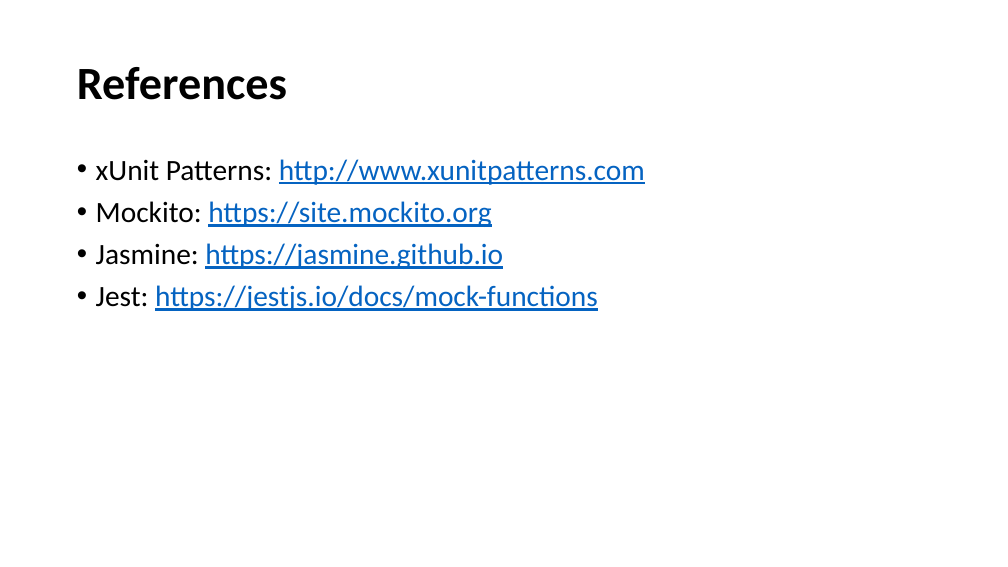
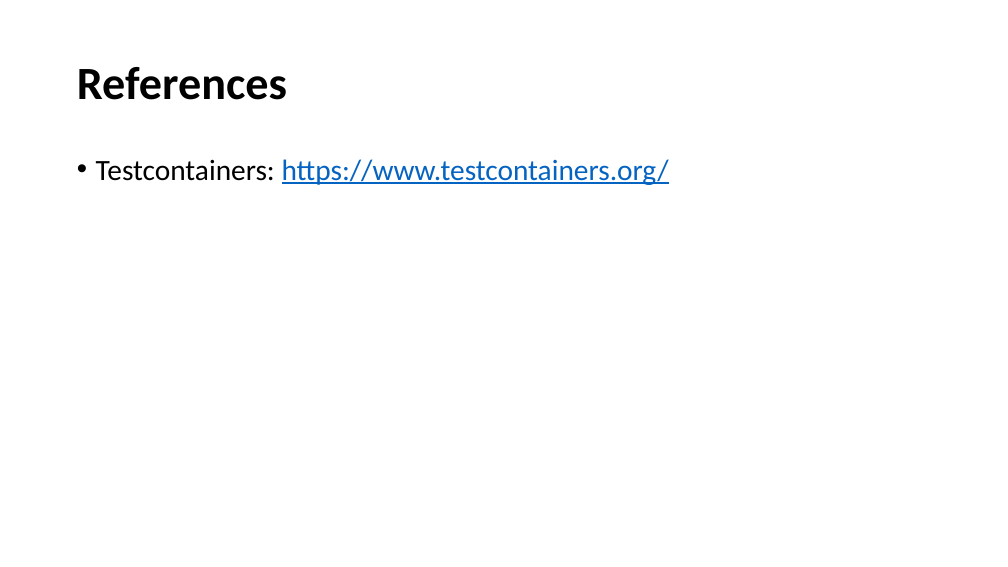
Before and after one commit to cebartling/test-driven, a slide deck: slide 9 of presentations/Introduction to Testcontainers.pptx. Drawn at 1008x567 pixels with LibreOffice and Linux fonts; fonts in the diff are those of the drawing. Boxes give left, top, right and bottom in pixels: in the first picture for what was removed or moved away, otherwise in the second. Text is boxed around its words. In the diff, an @@ line names an element or a change of style, - is before the commit and + after.

Commit message:
Postgres testcontainer

```diff
--- a/presentations/Introduction to Testcontainers.pptx
+++ b/presentations/Introduction to Testcontainers.pptx
@@ text at [96,159,669,185]: text changed @@
-• xUnit Patterns: http://www.xunitpatterns.com
-• Mockito: https://site.mockito.org
-• Jasmine: https://jasmine.github.io
-• Jest: https://jestjs.io/docs/mock-functions
+• Testcontainers: https://www.testcontainers.org/
```
Also in this commit, not shown: 12 other files.
